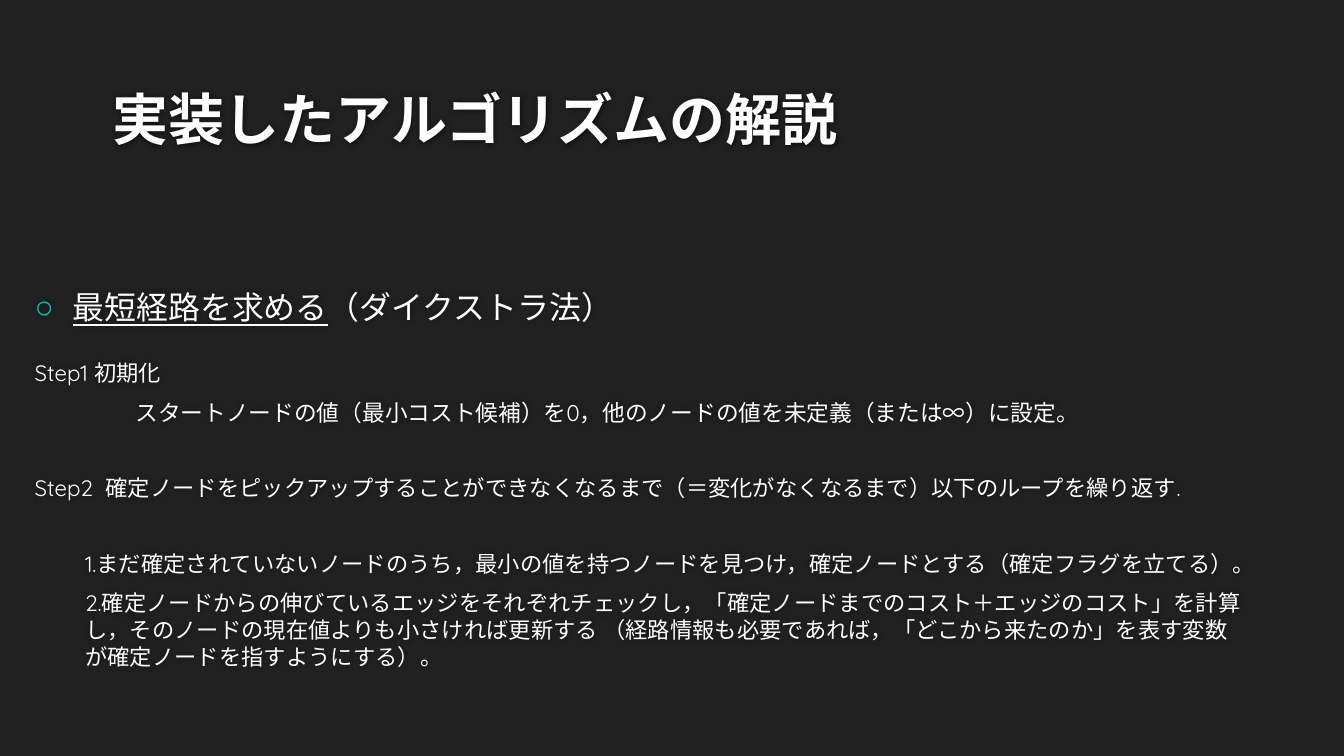
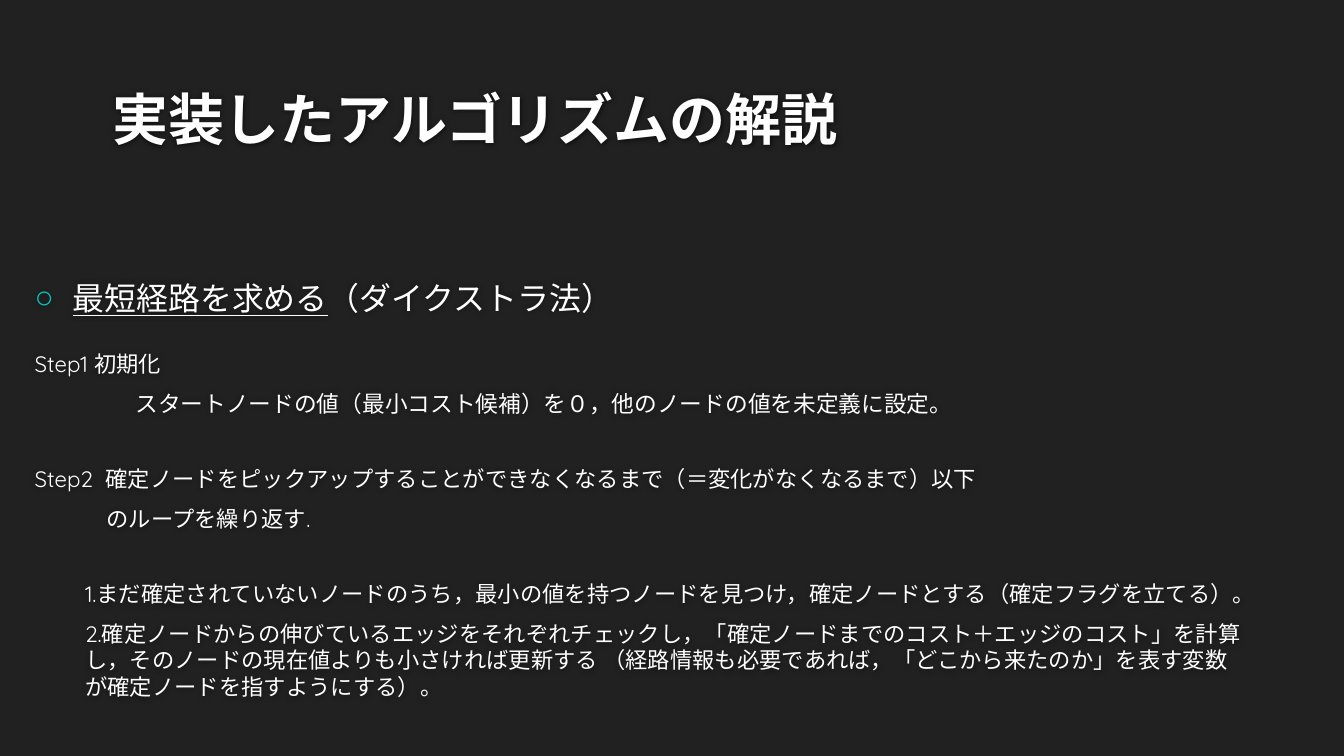
Before and after one commit to ie03-aizu-2019/ie03project-team_linearsystem, a slide deck: slide 7 of ソフトウェア総合演習.pptx. Drawn at 1344x756 pixels with LibreOffice and Linux fonts; fonts in the diff are those of the drawing; background and template pictures are left out. Boxes give left, top, right and bottom in pixels: in the first picture for what was removed or moved away, otherwise in the second. Text is boxed around its words. In the diff, an @@ line names an element or a change of style, - is before the commit and + after.

```diff
--- a/ソフトウェア総合演習.pptx
+++ b/ソフトウェア総合演習.pptx
@@ text "最短経路を求める（ダイクストラ法）": place and size @@
-text "最短経路を求める（ダイクストラ法）" at [35, 292, 1255, 667]
+text "最短経路を求める（ダイクストラ法）" at [35, 283, 1255, 697]
@@ text at [35, 392, 976, 529]: text changed @@
-スタートノードの値（最小コスト候補）を0，他のノードの値を未定義（または∞）に設定。
-Step2 確定ノードをピックアップすることができなくなるまで（＝変化がなくなるまで）以下のループを繰り返す.
+スタートノードの値（最小コスト候補）を０，他のノードの値を未定義に設定。
+Step2 確定ノードをピックアップすることができなくなるまで（＝変化がなくなるまで）以下
+のループを繰り返す.
```
Also in this commit, not shown: 6 other slides changed, 2 slides added, 2 slides removed.
